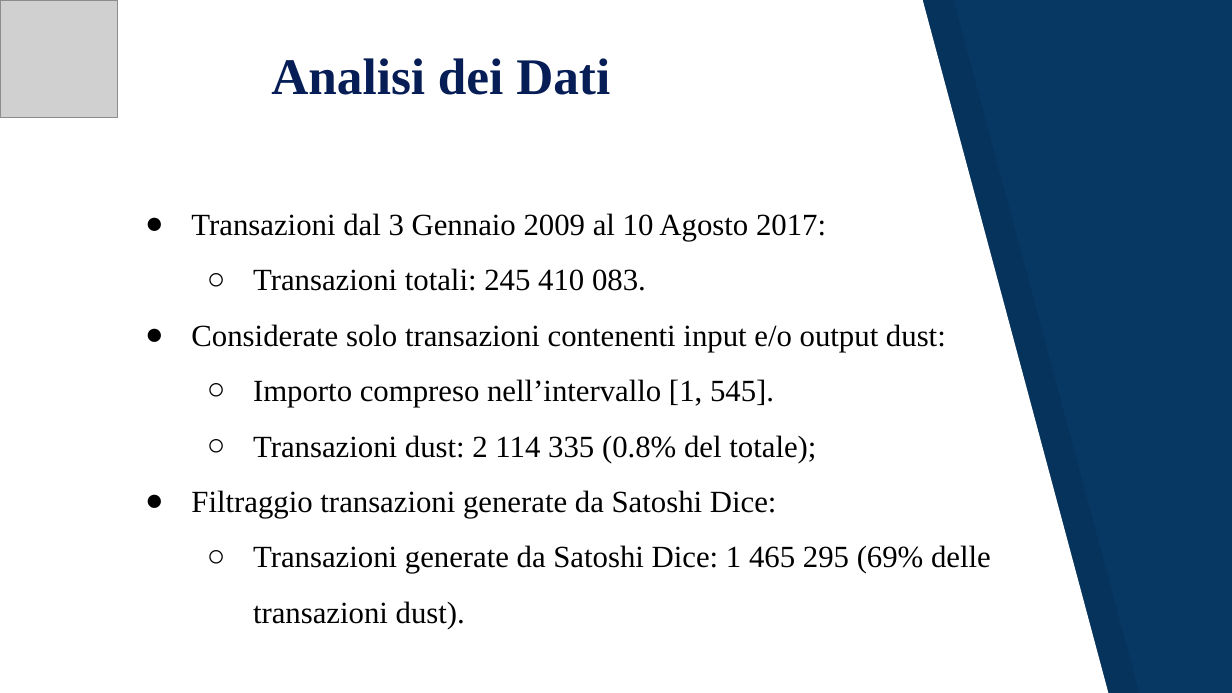
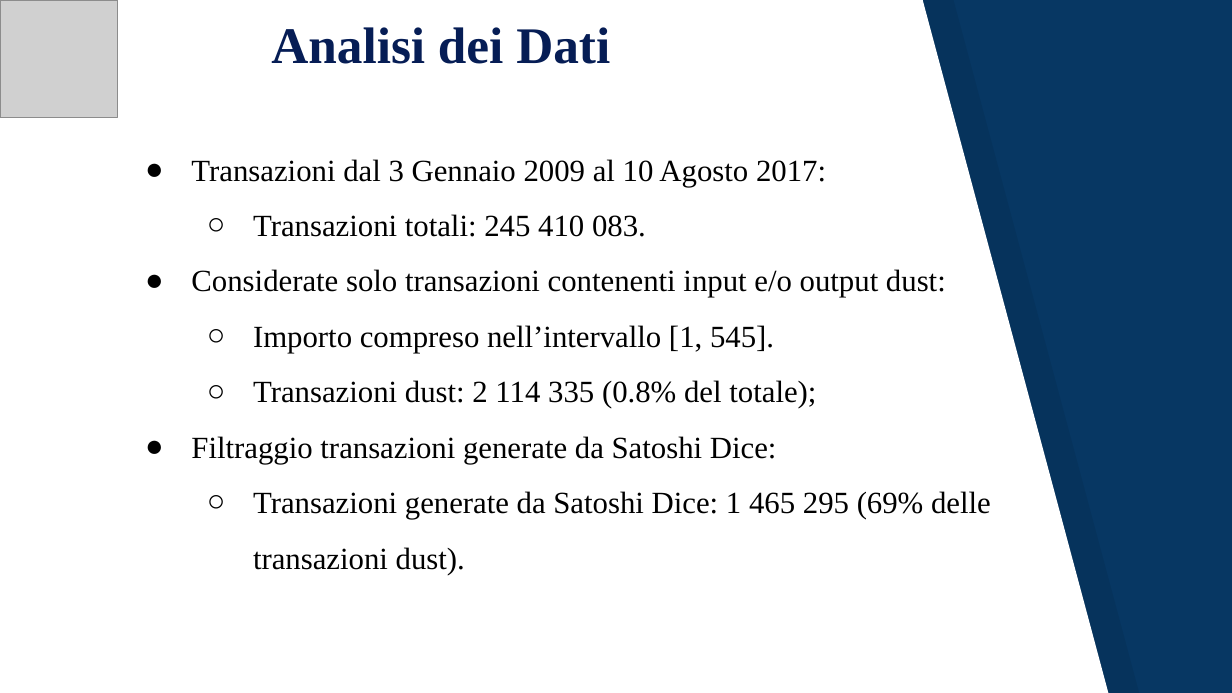
Before and after one commit to JacopoRaffi/Dust_Attack_Analysis, a slide deck: slide 11 of Dust Attack .pptx. Drawn at 1232x693 pixels with LibreOffice and Linux fonts; fonts in the diff are those of the drawing; grey boxes stand for pictures. Boxes give left, top, right and bottom in pixels: in the first picture for what was removed or moved away, otherwise in the second. Text is boxed around its words. In the diff, an @@ line names an element or a change of style, - is before the commit and + after.

```diff
--- a/Dust Attack .pptx
+++ b/Dust Attack .pptx
@@ title "Analisi dei Dati": place and size @@
-title "Analisi dei Dati" at box(271, 58, 610, 95)
+title "Analisi dei Dati" at box(271, 27, 610, 64)
@@ text "Transazioni dal 3 Gennaio 2009 ...": place and size @@
-text "Transazioni dal 3 Gennaio 2009 ..." at box(191, 213, 991, 629)
+text "Transazioni dal 3 Gennaio 2009 ..." at box(191, 159, 991, 575)
```
Also in this commit, not shown: 14 other slides changed, 3 slides added, 4 slides removed, 1 other file.
